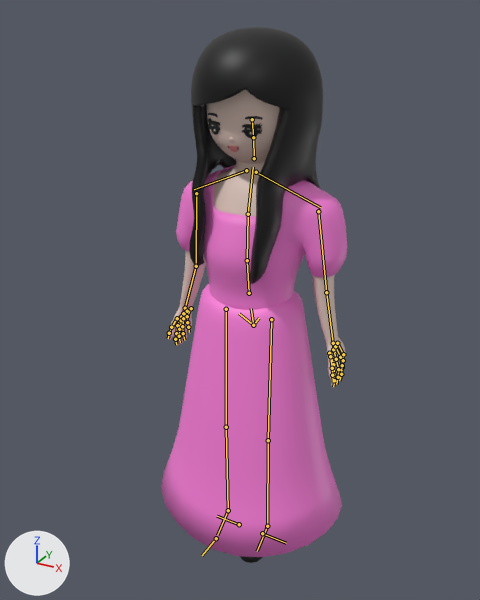
An edit to the FBX model Assets/AnimalCare/Models/TestCustomer/CustomerV9.fbx, drawn before and after from the same camera.
Rendered twice from a camera (50 mm lens) standing at (3.37, -6.3, 6.69) and looking at (-0.13, 0.07, 3.51). Every picture has the same lights, and +X, +Y and +Z are marked at lower left. The older version comes first. The bones that change, and the others that lie on the model, are drawn over the model as lines.

In view in the first picture: 'Body' and 3 more.
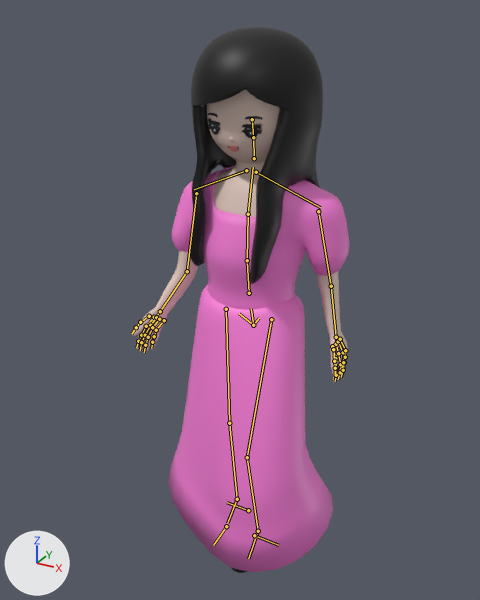
The newer file adds an action. The first version stands in its rest pose; the second is drawn at frame 33 of the action 'metarig|Walk'.

The change, as a list of edits to the scene's bpy script:
```text
Change bone_upper_arm_l:
    where bone_upper_arm_l = bpy.data.objects['metarig'].pose.bones['upper_arm.L']  # child of 'shoulder.L'
    bone_upper_arm_l.rotation_quaternion: (1.0, 0.0, 0.0, 0.0) -> (0.997, -0.074, 0.008, 0.017)  # degrees (0, 0, 0) -> degrees (-8, 1, 2)
Change bone_forearm_l:
    where bone_forearm_l = bpy.data.objects['metarig'].pose.bones['forearm.L']  # child of 'upper_arm.L'
    bone_forearm_l.rotation_quaternion: (1.0, 0.0, 0.0, 0.0) -> (0.992, 0.122, -0.03, 0.02)  # degrees (0, 0, 0) -> degrees (14, -4, 2)
Change bone_upper_arm_r:
    where bone_upper_arm_r = bpy.data.objects['metarig'].pose.bones['upper_arm.R']  # child of 'shoulder.R'
    bone_upper_arm_r.rotation_quaternion: (1.0, 0.0, 0.0, 0.0) -> (0.994, 0.102, 0.011, 0.023)  # degrees (0, 0, 0) -> degrees (12, 1, 3)
Change bone_forearm_r:
    where bone_forearm_r = bpy.data.objects['metarig'].pose.bones['forearm.R']  # child of 'upper_arm.R'
    bone_forearm_r.rotation_quaternion: (1.0, 0.0, 0.0, 0.0) -> (0.975, 0.214, 0.053, -0.035)  # degrees (0, 0, 0) -> degrees (25, 7, -3)
Change bone_thigh_l:
    where bone_thigh_l = bpy.data.objects['metarig'].pose.bones['thigh.L']  # child of 'spine'
    bone_thigh_l.rotation_quaternion: (1.0, 0.0, 0.0, 0.0) -> (0.985, -0.17, 0.0, 0.0)  # degrees (0, 0, 0) -> degrees (-20, 0, 0)
Change bone_shin_l:
    where bone_shin_l = bpy.data.objects['metarig'].pose.bones['shin.L']  # child of 'thigh.L'
    bone_shin_l.rotation_quaternion: (1.0, 0.0, 0.0, 0.0) -> (0.965, 0.264, 0.0, 0.0)  # degrees (0, 0, 0) -> degrees (31, 0, 0)
Change bone_thigh_r:
    where bone_thigh_r = bpy.data.objects['metarig'].pose.bones['thigh.R']  # child of 'spine'
    bone_thigh_r.rotation_quaternion: (1.0, 0.0, 0.0, 0.0) -> (1.0, 0.03, 0.0, 0.0)  # degrees (0, 0, 0) -> degrees (3, 0, 0)
Change bone_shin_r:
    where bone_shin_r = bpy.data.objects['metarig'].pose.bones['shin.R']  # child of 'thigh.R'
    bone_shin_r.rotation_quaternion: (1.0, 0.0, 0.0, 0.0) -> (1.0, 0.028, 0.0, 0.0)  # degrees (0, 0, 0) -> degrees (3, 0, 0)
```

What differs and where, as boxes [x1, y1, x2, y2] in the pictures (480 x 600 px):
'Body', posed (17% wider)
    before: [161, 27, 347, 563]
    after: [132, 27, 349, 573]
bone 'upper_arm.L', root to tip
    before: (318, 211) to (326, 292)
    after: (318, 211) to (331, 286)
bone 'forearm.L', root to tip
    before: (326, 292) to (333, 343)
    after: (331, 286) to (336, 337)
bone 'upper_arm.R', root to tip
    before: (196, 193) to (196, 266)
    after: (196, 193) to (187, 271)
bone 'forearm.R', root to tip
    before: (196, 266) to (185, 308)
    after: (187, 271) to (160, 311)
bone 'thigh.L', root to tip
    before: (271, 319) to (268, 440)
    after: (271, 319) to (247, 457)
bone 'shin.L', root to tip
    before: (268, 440) to (267, 526)
    after: (247, 457) to (258, 531)
bone 'thigh.R', root to tip
    before: (226, 309) to (226, 427)
    after: (226, 309) to (229, 423)
bone 'shin.R', root to tip
    before: (226, 427) to (228, 510)
    after: (229, 423) to (237, 499)
